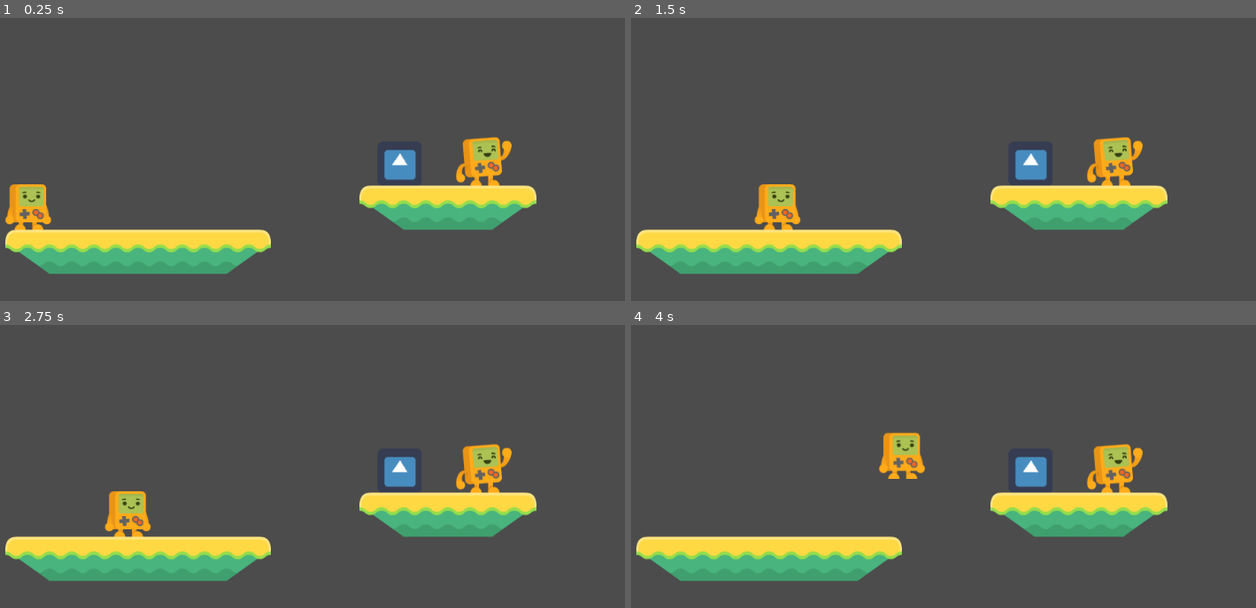
Above: before the commit, frames 1-4 (two rows, left to right).
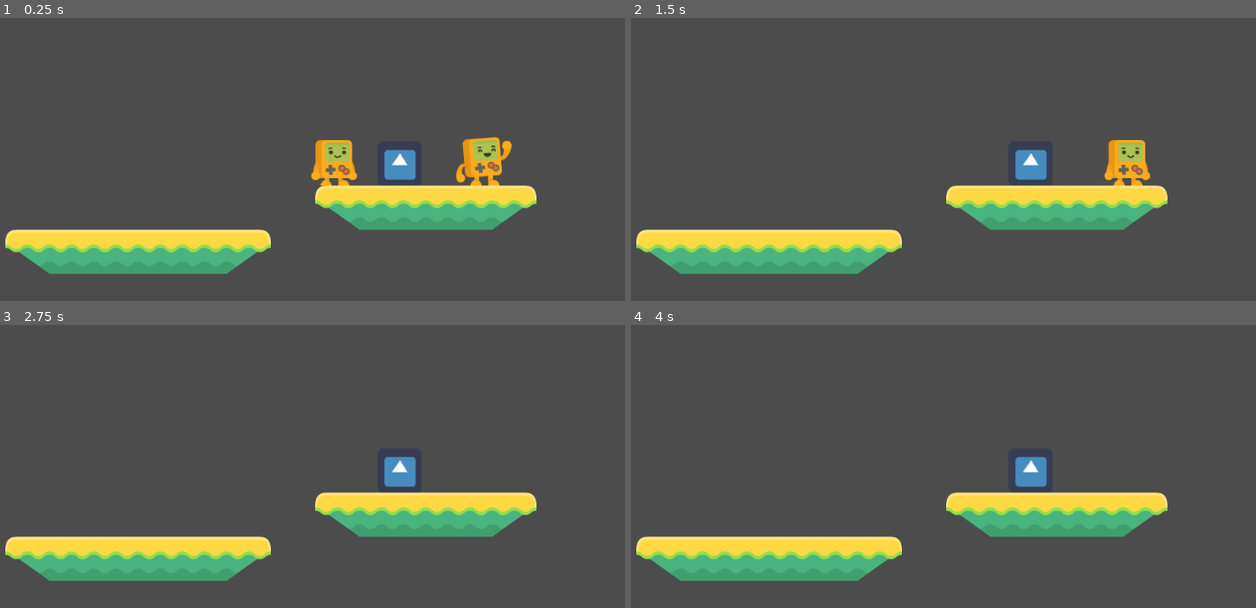
Above: after the commit, the same moments.

Repository: RedWhiteMiko/PlanetShaper
Game: Godot game, scene res://Level1.tscn
The game is run twice, just before and just after one commit, with the same random seed, the same clock (stepped at 60 frames per second) and the same inputs. The engine's default icon, where the game draws it, is replaced by a stand-in: a white triangle on a blue panel in a dark square.
Inputs (mouse positions are in pixels of both pictures, inside the frame that each line leads up to):
- Up to frame 1 (0.25 s): no input
- Up to frame 2 (1.5 s): tap Enter at 0.5 s; move the mouse to (1056, 105) at 0.52 s; hold D (right) from 0.53 s (still down); tap P at 0.6, 1.35 s; click (1056, 105) at 0.67 s; tap W (up) at 0.77 s; move the mouse to (762, 148) at 1.27 s
- Up to frame 3 (2.75 s): tap W (up) at 1.52 s; move the mouse to (343, 344) at 2.02 s; release D (right) at 2.03 s; hold Left (left) from 2.03 s (still down); tap P at 2.1 s
- Up to frame 4 (4 s): move the mouse to (868, 517) at 2.77 s; release Left (left) at 2.78 s; hold D (right) from 2.78 s (still down); tap P at 2.85, 3.6 s; click (868, 517) at 2.92 s; tap W (up) at 3.02, 3.77 s; move the mouse to (1112, 497) at 3.52 s

The runs differ from the first frame. In frame 1, 3.0% of the frame differs, in the area x 0-65%, y 43-75%; in frame 2, 3.3%, in the area x 19-84%, y 41-75%; in frame 3, 3.1%; in frame 4, 3.2%.

Commit message:
Move block

Diff:
--- a/Level1.tscn
+++ b/Level1.tscn
@@ -11,10 +11,7 @@
 tile_set = ExtResource( 1 )
 collision_layer = 2
 format = 1
-tile_data = PoolIntArray( 393226, 6, 0, 393227, 4, 0, 393228, 4, 0, 393229, 7, 0, 458754, 6, 0, 458755, 4, 0, 458756, 4, 0, 458757, 4, 0, 458758, 4, 0, 458759, 7, 0 )
-
-[node name="Steve" parent="." instance=ExtResource( 2 )]
-position = Vector2( 161.13, 397.779 )
+tile_data = PoolIntArray( 393225, 6, 0, 393226, 2, 0, 393227, 4, 0, 393228, 4, 0, 393229, 7, 0, 458754, 6, 0, 458755, 4, 0, 458756, 4, 0, 458757, 4, 0, 458758, 4, 0, 458759, 7, 0 )
 
 [node name="Block" parent="." instance=ExtResource( 3 )]
 position = Vector2( 698.261, 351.742 )
@@ -23,3 +20,11 @@
 
 [node name="Goal" parent="." instance=ExtResource( 4 )]
 position = Vector2( 820.024, 335.79 )
+
+[node name="player" type="Node2D" parent="."]
+
+[node name="Steve" parent="player" instance=ExtResource( 2 )]
+position = Vector2( 603.438, 226.822 )
+
+[connection signal="input_event" from="player/Steve" to="player/Steve" method="_on_Steve_input_event"]
+[connection signal="ready" from="player/Steve" to="player/Steve" method="_on_Steve_ready"]
--- a/Steve.gd
+++ b/Steve.gd
@@ -2,8 +2,11 @@
 
 var velocity = Vector2(0, 0)
 var collision
-const SPEED = 180
+const SPEED = 192
 const JUMPFORCE = -600
+
+var last_collided = null
+var move_block = false
 
 func _physics_process(delta):
 	if Input.is_action_pressed('left'):
@@ -14,5 +17,41 @@
 		velocity.y = JUMPFORCE
 	velocity.y += 30
 
+	if (velocity.x != 0 and not move_block) or velocity.y < 0:
+		last_collided = null
+
+	var collision : KinematicCollision2D = move_and_collide(velocity * delta)
+	if collision and collision.collider.name == 'Block':
+		print(get_global_transform().origin.y, "|", collision.collider.get_position().y - 30)
+		if get_global_transform().origin.y > collision.collider.get_position().y - 30 and get_global_transform().origin.y < collision.collider.get_position().y + 30:
+			last_collided = collision.collider
+
+	if move_block and last_collided:
+		last_collided.move_and_slide(Vector2(velocity.x, 0), Vector2.UP, false, 4, 0.785398, true)
 	velocity = move_and_slide(velocity, Vector2.UP, false, 4, 0.785398, true)
+	if move_block and last_collided:
+		last_collided.move_and_slide(Vector2(velocity.x, 0), Vector2.UP, false, 4, 0.785398, true)
+
 	velocity.x = lerp(velocity.x, 0, 0.25)
+
+func _input(event):
+	if event is InputEventKey:
+		if event.scancode == KEY_P:
+			if event.is_pressed():
+				move_block = true
+			else:
+				move_block = false
+
+
+
+func _on_Steve_draw():
+	pass # Replace with function body.
+
+
+func _on_Steve_input_event(viewport, event, shape_idx):
+	pass # Replace with function body.
+
+
+func _on_Steve_ready():
+	print(get_position_in_parent())
+	pass # Replace with function body.
